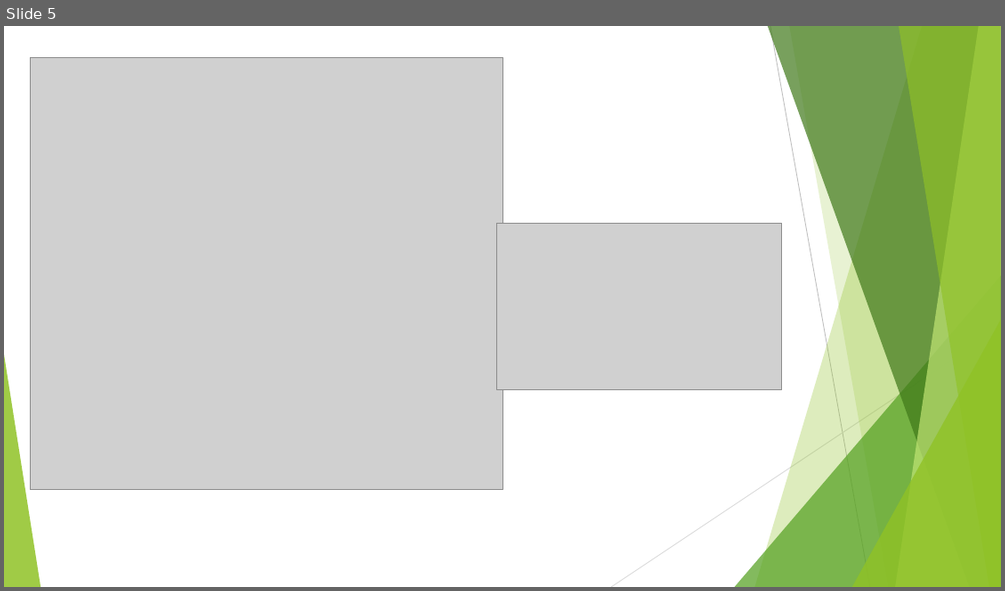
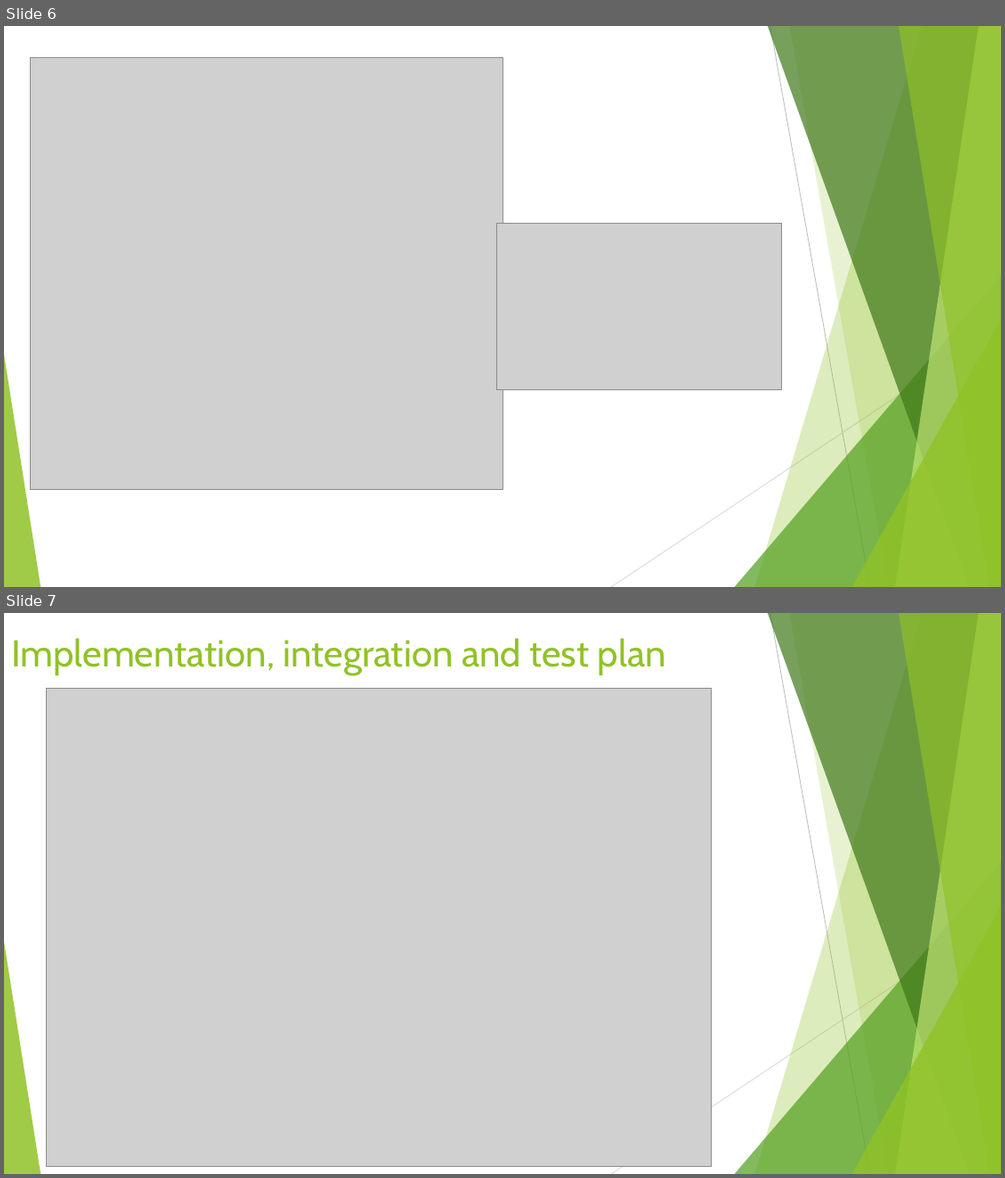
Before and after one commit to Trik17/TricaricoSantambrogioPaticchio, a slide deck: DD/DD presentation.pptx. Shown one above the other, each under a label of ours: slide 5 before the commit, slides 6 and 7 after it. The pictures are 1005x591 and 1005x1178 pixels, drawn with LibreOffice and Linux fonts; fonts in the diff are those of the drawing; grey boxes stand for pictures. Boxes give left, top, right and bottom in pixels: in the first picture for what was removed or moved away, otherwise in the second. Text is boxed around its words. In the diff, an @@ line names an element or a change of style, - is before the commit and + after.

```diff
--- a/DD/DD presentation.pptx
+++ b/DD/DD presentation.pptx
@@ slide 7 added at <box>4,613,1001,1174</box>, background #FFFFFF; not listed: 10 template elements that a slide beside it also shows @@
@@ title added at <box>11,638,666,675</box>, 36 pt, text #90C226 @@
+Implementation, integration and test plan
@@ picture added at <box>47,688,712,1167</box> @@
@@ what was slide 5 is now slide 6 @@
```
Also in this commit, not shown: 1 slide changed, 3 other slides added, 3 other files.
